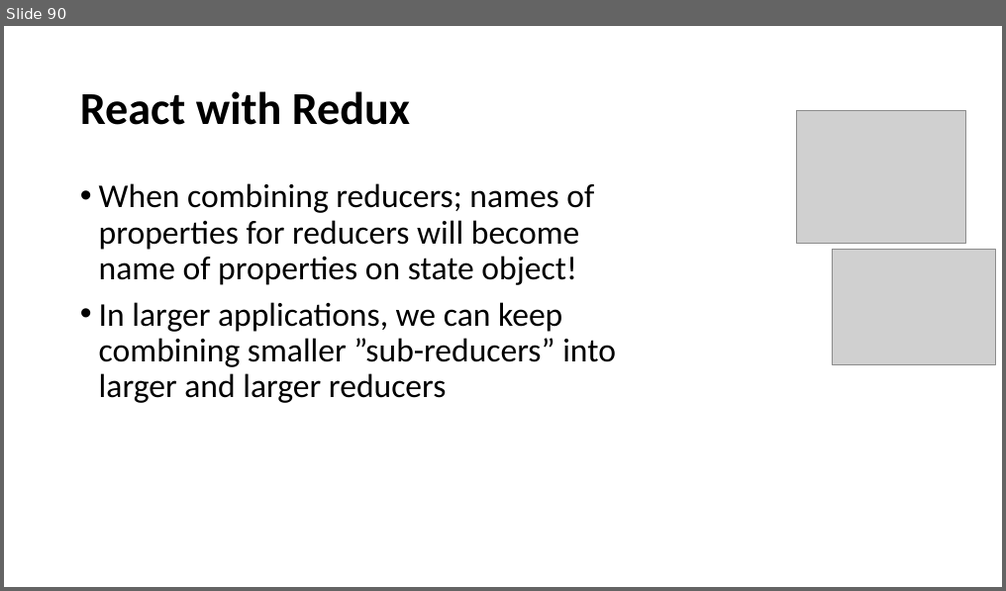
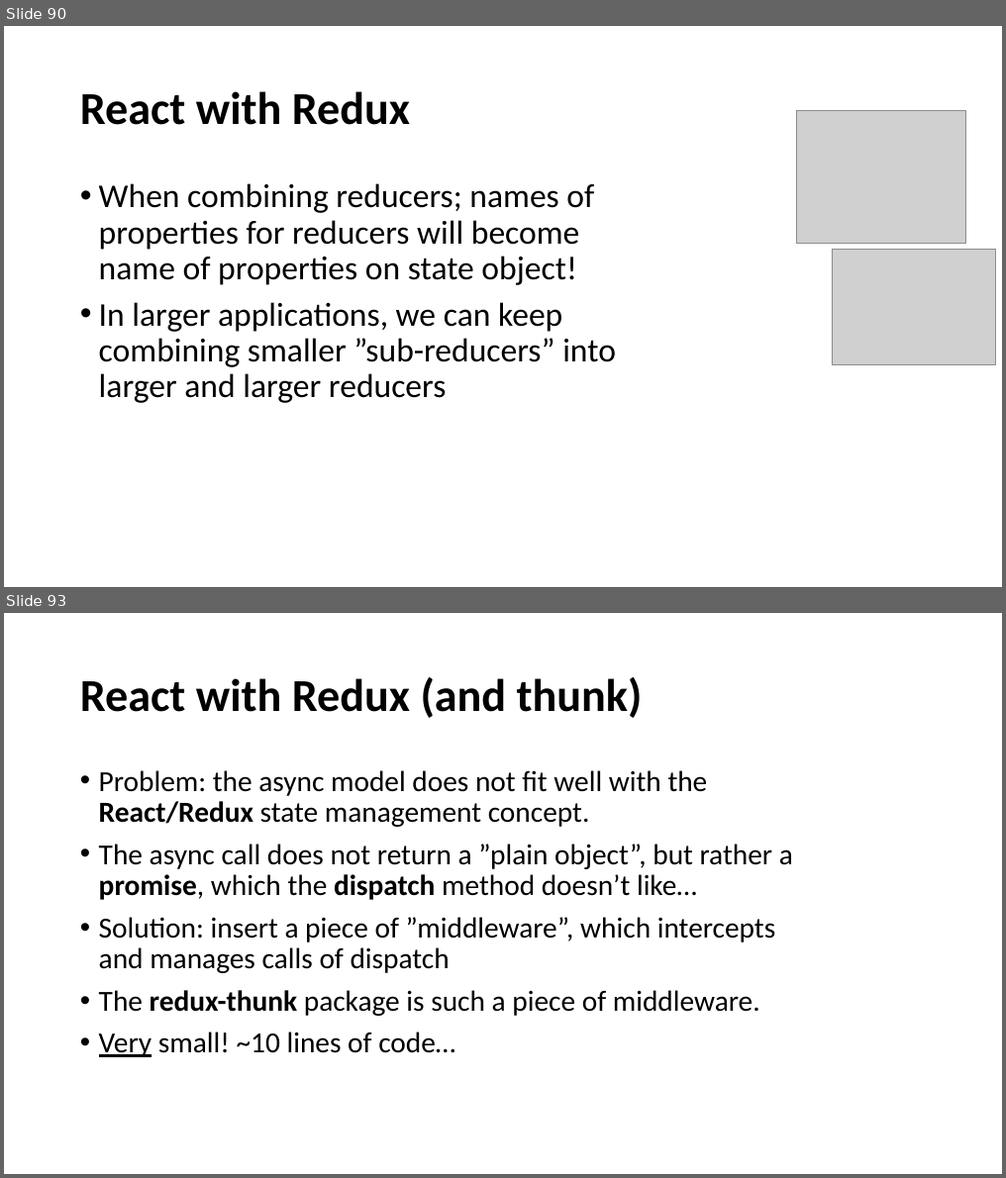
Before and after one commit to perl-easj/WebProg, a slide deck: 50_React/React.pptx. Shown one above the other, each under a label of ours: slide 90 before the commit, slides 90 and 93 after it; the slides between them are not shown. The pictures are 1006x591 and 1006x1178 pixels, drawn with LibreOffice and Linux fonts; fonts in the diff are those of the drawing; grey boxes stand for pictures. Boxes give left, top, right and bottom in pixels: in the first picture for what was removed or moved away, otherwise in the second. Text is boxed around its words. In the diff, an @@ line names an element or a change of style, - is before the commit and + after.

```diff
--- a/50_React/React.pptx
+++ b/50_React/React.pptx
@@ slide 93 added at (4,613,1002,1174), background #FFFFFF @@
@@ title added at (80,677,643,718), 44 pt, text #000000, bold @@
+React with Redux (and thunk)
@@ text added at (99,770,793,1058), 28 pt, text #000000 @@
+• Problem: the async model does not fit well with the React/Redux state management concept.
+• The async call does not return a ”plain object”, but rather a promise, which the dispatch method doesn’t like…
+• Solution: insert a piece of ”middleware”, which intercepts and manages calls of dispatch
+• The redux-thunk package is such a piece of middleware.
+• Very small! ~10 lines of code…
```
Also in this commit, not shown: 10 other slides added.
